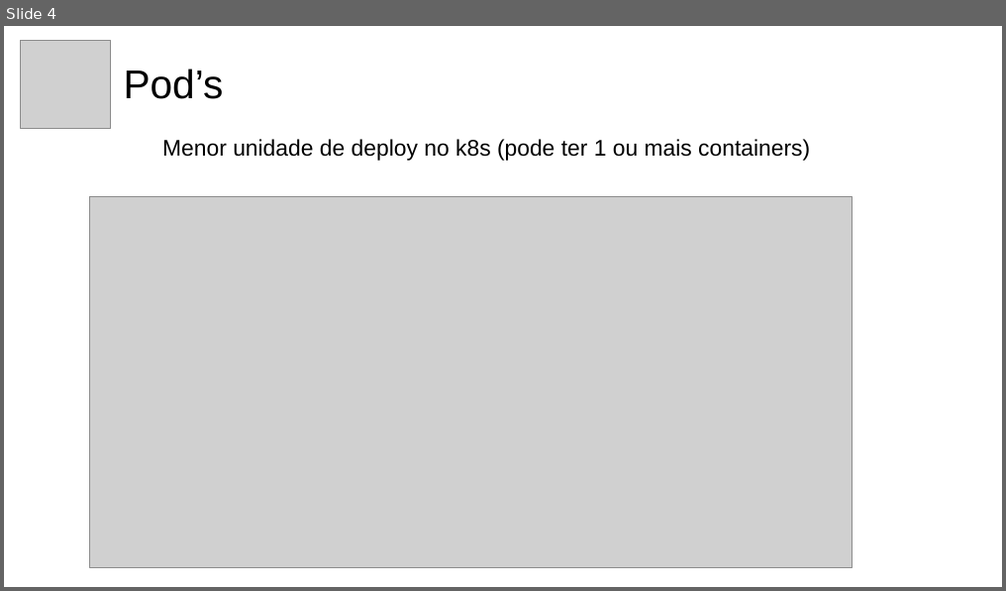
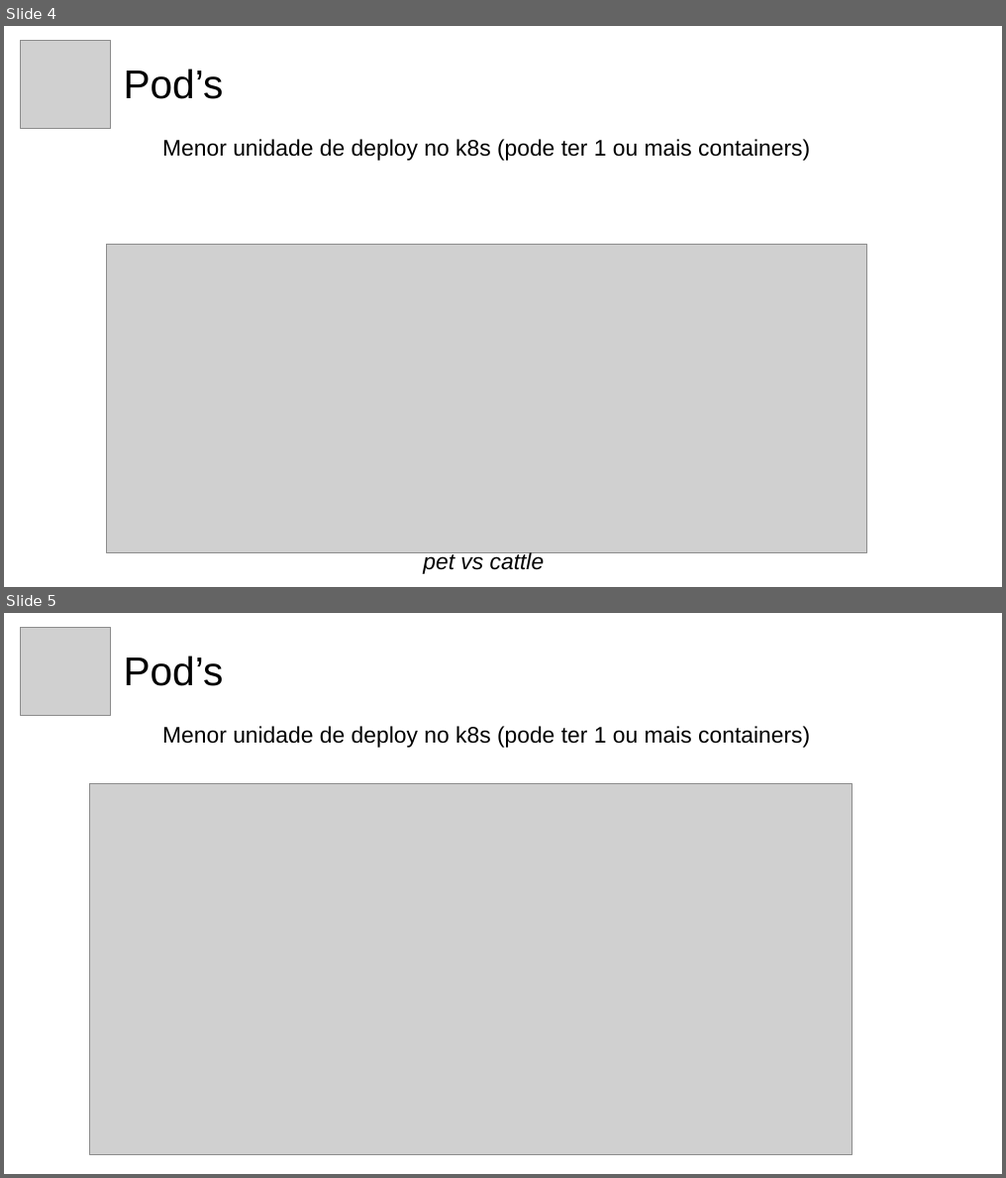
Before and after one commit to innfocco/hands-on-kubernetes, a slide deck: presentation.odp. Shown one above the other, each under a label of ours: slide 4 before the commit, slides 4 and 5 after it. The pictures are 1006x591 and 1006x1178 pixels, drawn with LibreOffice and Linux fonts; fonts in the diff are those of the drawing; grey boxes stand for pictures. Boxes give left, top, right and bottom in pixels: in the first picture for what was removed or moved away, otherwise in the second. Text is boxed around its words. In the diff, an @@ line names an element or a change of style, - is before the commit and + after.

```diff
--- a/presentation.odp
+++ b/presentation.odp
@@ slide 4 added at [4, 26, 1002, 587], background #FFFFFF @@
@@ picture added at [20, 41, 111, 128] @@
@@ text added at [124, 69, 224, 99], 32 pt, text #000000 @@
+Pod’s
@@ text added at [162, 139, 810, 161], 18 pt, text #000000 @@
+Menor unidade de deploy no k8s (pode ter 1 ou mais containers)
@@ picture added at [106, 244, 866, 553] @@
@@ text added at [423, 552, 545, 574], 18 pt, text #000000, italic @@
+pet vs cattle
@@ what was slide 4 is now slide 5 @@
```
Also in this commit, not shown: 1 slide changed, 1 other slide added, 1 slide removed, 1 other file.
